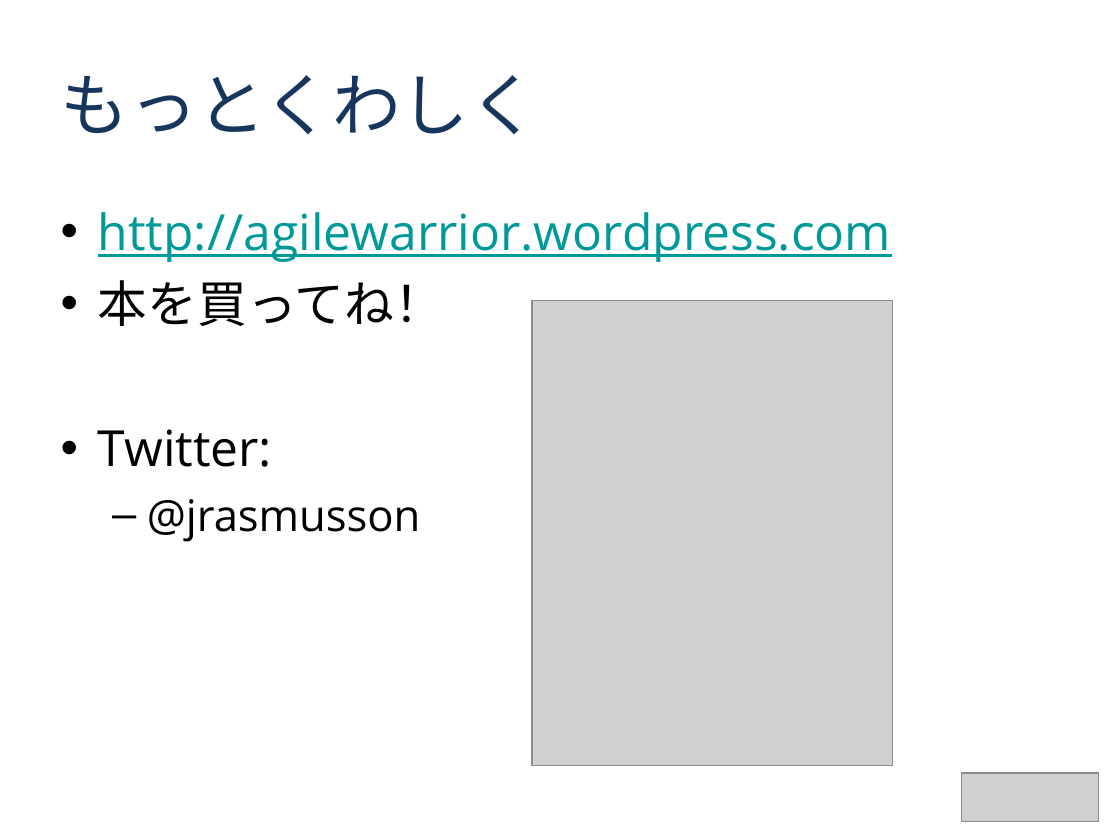
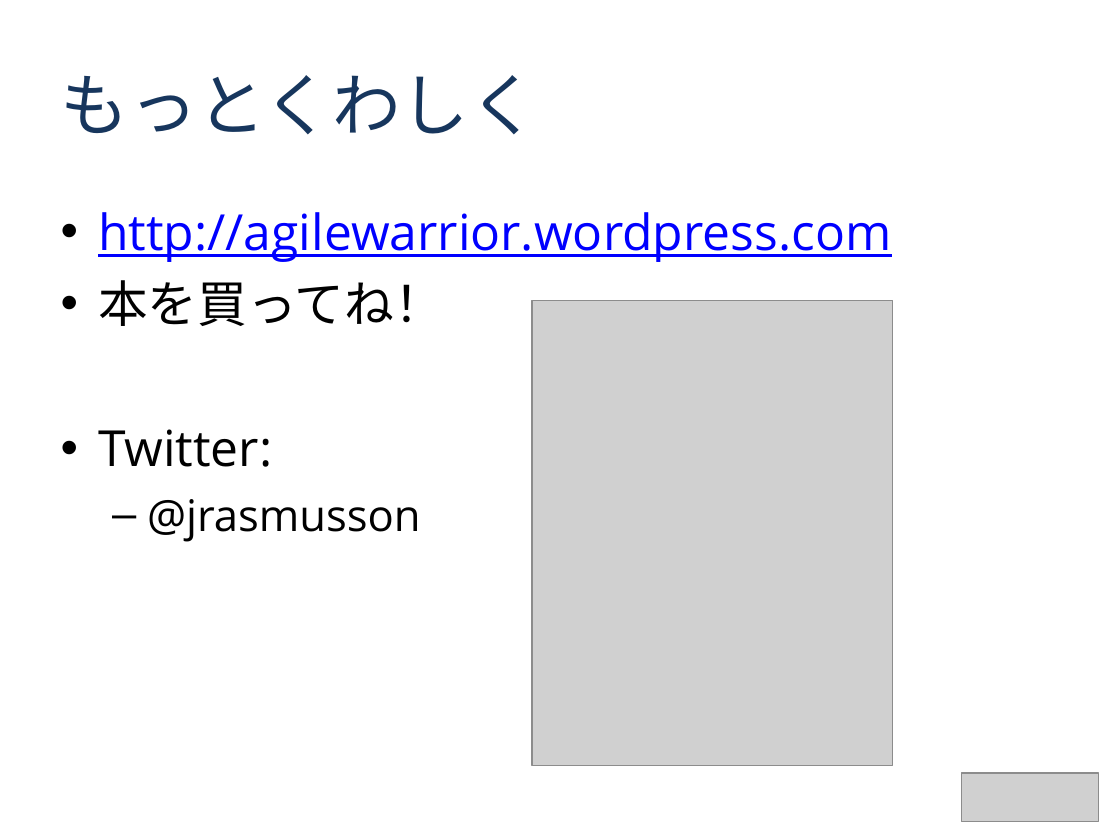
Before and after one commit to agile-samurai-ja/support, a slide deck: slide 14 of blank-inception-deck/blank-inception-deck1-ja.ppt. Drawn at 1120x840 pixels with LibreOffice and Linux fonts; fonts in the diff are those of the drawing; grey boxes stand for pictures. Boxes give left, top, right and bottom in pixels: in the first picture for what was removed or moved away, otherwise in the second. Text is boxed around its words. In the diff, an @@ line names an element or a change of style, - is before the commit and + after.

```diff
--- a/blank-inception-deck/blank-inception-deck1-ja.ppt
+++ b/blank-inception-deck/blank-inception-deck1-ja.ppt
@@ text "http://agilewarrior.wordpress.com" at (98,212,891,542): text colour #009999 to #0000FF in "http://agilewarrior.wordpress.com" @@
```
Also in this commit, not shown: 6 other slides changed, 2 other files.
